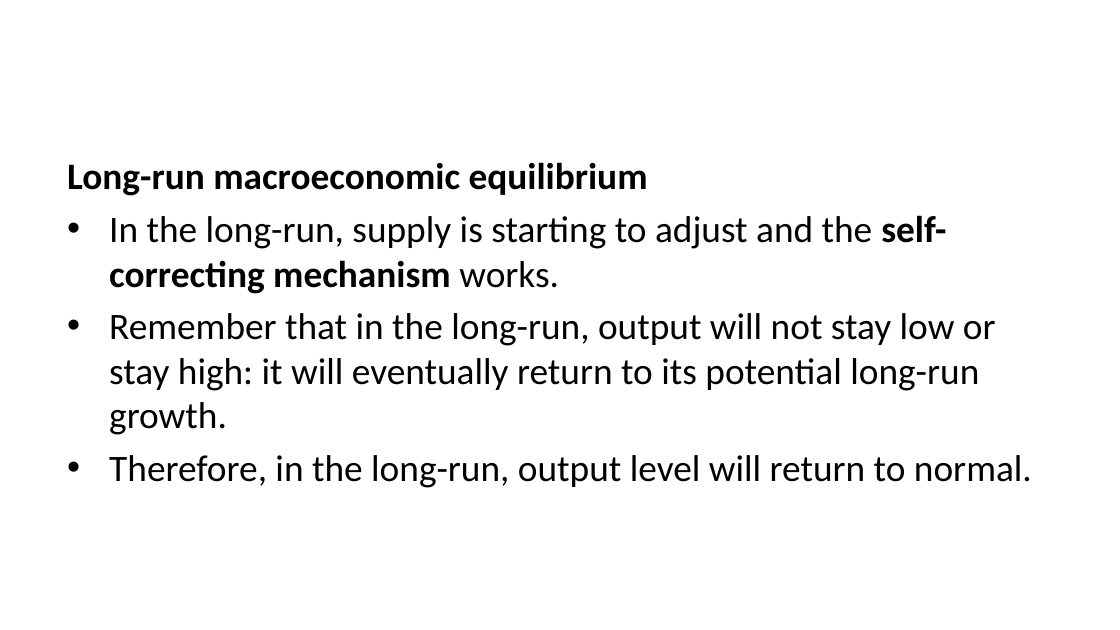
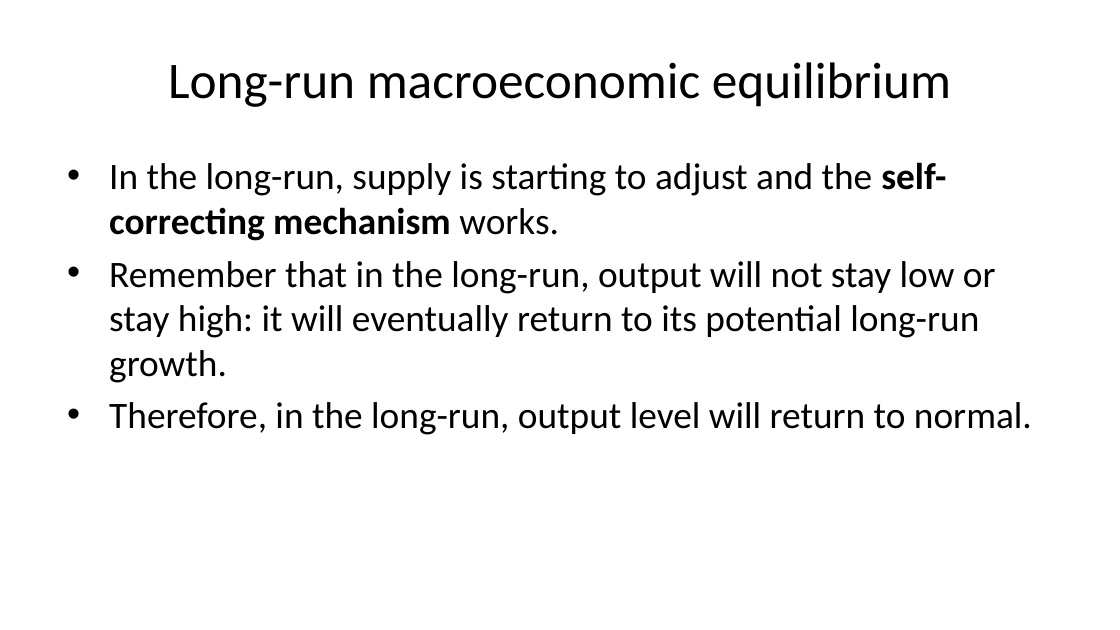
Before and after one commit to imedkrisna/krisna, a slide deck: slide 42 of static/ekon/week10/index.pptx (slide 38 before the commit). Drawn at 1120x630 pixels with LibreOffice and Linux fonts; fonts in the diff are those of the drawing. Boxes give left, top, right and bottom in pixels: in the first picture for what was removed or moved away, otherwise in the second. Text is boxed around its words. In the diff, an @@ line names an element or a change of style, - is before the commit and + after.

```diff
--- a/static/ekon/week10/index.pptx
+++ b/static/ekon/week10/index.pptx
@@ title added at box(168, 62, 951, 107), 33 pt, text #000000 @@
+Long-run macroeconomic equilibrium
@@ text at box(67, 162, 648, 196): paragraph removed @@
-Long-run macroeconomic equilibrium
```
Also in this commit, not shown: 23 other slides changed, 9 slides added, 5 slides removed, 2 other files.
